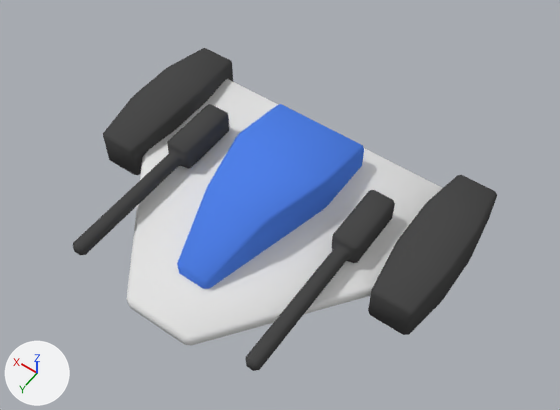
One commit to the Blender file work/spaceship.blend: the scene before it, then after it.
Camera for both pictures: a 50 mm camera at (-2.03, 2.51, 4.29) aimed at (-0.15, -0.12, 0.15). Lighting does not change. The marker at lower left points along +X, +Y and +Z.

Objects in the first picture: 'Spaceship'.
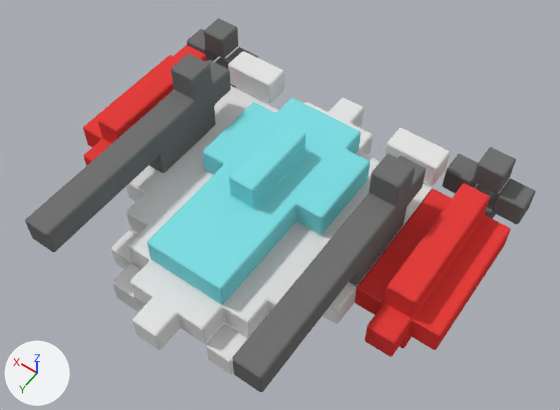
Commit message: Update spaceship model.

Boxes (x1, y1, x2, y2) around the edits, measured in the pictures (560 x 410 px; the box of a moved part takes in the faces that stretch with it):
'Spaceship', recoloured, reshaped, modifiers changed (20% wider, 16% taller): before (73, 48, 497, 371); after (25, 18, 536, 392)
part 1 of me_cube_001, added: after (442, 154, 478, 193)
part 2 of me_cube_001, added: after (473, 147, 516, 194)
part 3 of me_cube_001, added: after (493, 179, 536, 224)
part 4 of me_cube_001, added: after (475, 185, 499, 219)
part 5 of me_cube_001, added: after (225, 47, 258, 69)
part 6 of me_cube_001, added: after (204, 18, 238, 58)
part 7 of me_cube_001, added: after (187, 29, 219, 61)
part 8 of me_cube_001, added: after (215, 57, 236, 88)
part 9 of me_cube_001, added: after (206, 324, 248, 375)
part 10 of me_cube_001, added: after (113, 263, 145, 311)
part 11 of me_cube_001, added: after (111, 230, 142, 270)
part 12 of me_cube_001, rebuilt (21% wider, 9% taller): before (368, 175, 497, 335); after (355, 183, 511, 357)
part 13 of me_cube_001, rebuilt (19% wider, 11% taller): before (177, 104, 364, 289); after (147, 98, 370, 304)
part 14 of me_cube_001, rebuilt: before (103, 48, 233, 175); after (83, 45, 206, 166)
part 15 of me_cube_001, rebuilt: before (126, 79, 442, 346); after (126, 86, 432, 350)
part 16 of me_cube_001, added: after (232, 154, 426, 392)
part 17 of me_cube_001, added: after (25, 53, 231, 252)
part 18 of me_cube_001, moved or reshaped: before (73, 104, 395, 371); after (228, 51, 457, 186)

Patch to the scene script:
```diff
--- a/work/spaceship.blend.py
+++ b/work/spaceship.blend.py
@@ mat_black @@
 mat_black = diffuse_material('Black')
-mat_black.base_color = (0.07, 0.07, 0.07)  # dark grey #4b4b4b
+mat_black.base_color = (0.173, 0.173, 0.173)  # grey #737373
@@ mat_blue @@
 mat_blue = diffuse_material('Blue')
-mat_blue.base_color = (0.081, 0.218, 0.8)  # blue #5081e7
+mat_blue.base_color = (0.22, 0.755, 0.8)  # cyan #81e1e7
@@ me_cube_001 @@
-me_cube_001.from_pydata(...)  # 92 vertices, 80 faces; spans x -1.35..1.35, y -1.1..1.0, z -0.2..0.35
+me_cube_001.from_pydata(...)  # 674 vertices, 610 faces; spans x -1.5..1.5, y -1.3..1.1, z -0.3..0.7
+# me_cube_001 part 1: a new loose piece, a box spanning x -1.1..-0.9, y -1.3..-1.1, z -0.1..0.1, in mat_black (grey #747474)
+# me_cube_001 part 2: a new loose piece, a box spanning x -1.3..-1.1, y -1.3..-1.1, z 0.1..0.3, in mat_black (grey #747474)
+# me_cube_001 part 3: a new loose piece, a box spanning x -1.5..-1.3, y -1.3..-1.1, z -0.1..0.1, in mat_black (grey #747474)
+# me_cube_001 part 4: a new loose piece, a box spanning x -1.3..-1.1, y -1.3..-1.1, z -0.3..-0.1, in mat_black (grey #747474)
+# me_cube_001 part 5: a new loose piece, a box spanning x 0.9..1.1, y -1.3..-1.1, z -0.1..0.1, in mat_black (grey #747474)
+# me_cube_001 part 6: a new loose piece, a box spanning x 1.1..1.3, y -1.3..-1.1, z 0.1..0.3, in mat_black (grey #747474)
+# me_cube_001 part 7: a new loose piece, a box spanning x 1.3..1.5, y -1.3..-1.1, z -0.1..0.1, in mat_black (grey #747474)
+# me_cube_001 part 8: a new loose piece, a box spanning x 1.1..1.3, y -1.3..-1.1, z -0.3..-0.1, in mat_black (grey #747474)
+# me_cube_001 part 9: a new loose piece, a box spanning x -0.5..-0.3, y 0.7..0.9, z -0.3..-0.1, in mat_body (white #e7e7e7)
+# me_cube_001 part 10: a new loose piece, a box spanning x 0.3..0.5, y 0.7..0.9, z -0.3..-0.1, in mat_body (white #e7e7e7)
+# me_cube_001 part 11: a new loose piece, a box spanning x 0.5..0.7, y 0.5..0.7, z -0.3..-0.1, in mat_body (white #e7e7e7)
+# me_cube_001 part 12: the loose piece of 16 vertices spanning x -1.35..-0.95, y -1.1..0.1, z -0.2..0.2 is rebuilt with 76 vertices and now spans x -1.5..-0.9, y -0.9..0.3, z -0.3..0.3, in mat_red (red #e7413e)
+# me_cube_001 part 13: the loose piece of 16 vertices spanning x -0.38..0.38, y -0.85..0.65, z -0.15..0.35 is rebuilt with 96 vertices and now spans x -0.5..0.5, y -0.9..0.7, z 0.1..0.5
+# me_cube_001 part 14: the loose piece of 16 vertices spanning x 0.95..1.35, y -1.1..0.1, z -0.2..0.2 is rebuilt with 76 vertices and now spans x 0.9..1.5, y -0.9..0.3, z -0.3..0.3, in mat_red (red #e7413e)
+# me_cube_001 part 15: the loose piece of 12 vertices spanning x -1.0..1.0, y -1.0..1.0, z -0.05..0.05 is rebuilt with 194 vertices and now spans x -0.9..0.9, y -1.3..1.1, z -0.1..0.1
+# me_cube_001 part 16: a new loose piece of 52 vertices spanning x -0.9..-0.7, y -0.7..1.1, z 0.1..0.7, in mat_black (grey #747474)
+# me_cube_001 part 17: a new loose piece of 52 vertices spanning x 0.7..0.9, y -0.7..1.1, z 0.1..0.7, in mat_black (grey #747474)
+# me_cube_001 part 18
+# 32 vertices are removed from x -0.8..0.8, y -0.55..0.95, z 0.05..0.25
+# 28 faces are deleted
+# 16 vertices are added at x -0.9..0.9, y -1.3..-1.1, z -0.1..0.3
+# 16 new vertices lie (0.0, 0.2, 0.0) away from vertices in x -0.9..0.9, y -1.3..-1.1, z -0.1..0.3
+# 22 new faces join them, mat_body (white #e7e7e7)
+# me_cube_001 part 19: the surface is now shaded flat
 me_cube_001.materials.append(mat_body)
@@ me_cube_001 @@
 me_cube_001.materials.append(mat_blue)
+me_cube_001.materials.append(mat_red)  # red #e7413e
@@ ob_spaceship @@
 _m = ob_spaceship.modifiers.new('Bevel', 'BEVEL')
-_m.width = 0.025
-_m.width_pct = 0.025
+_m.width = 0.01
+_m.width_pct = 0.01
 _m.limit_method = 'NONE'
```
